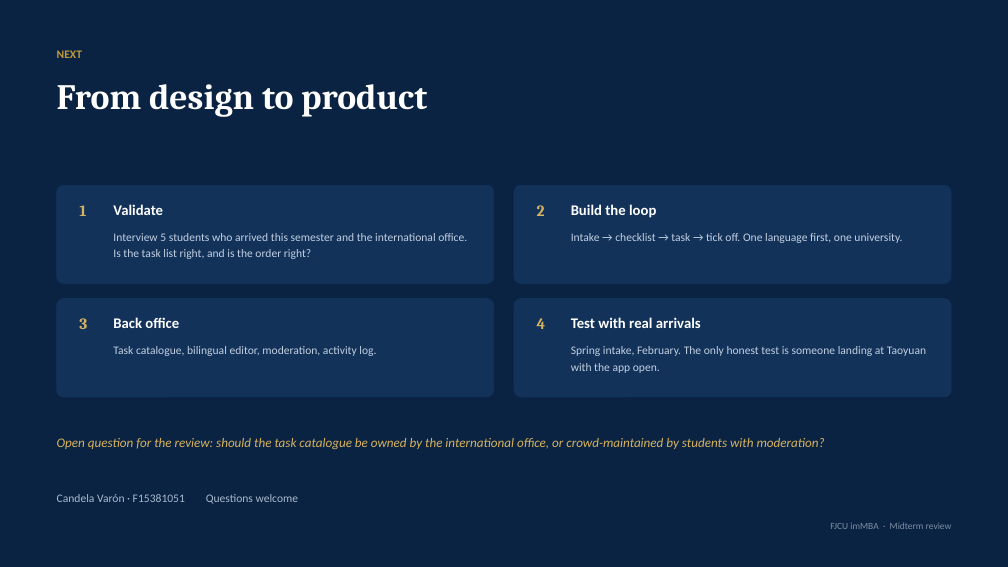
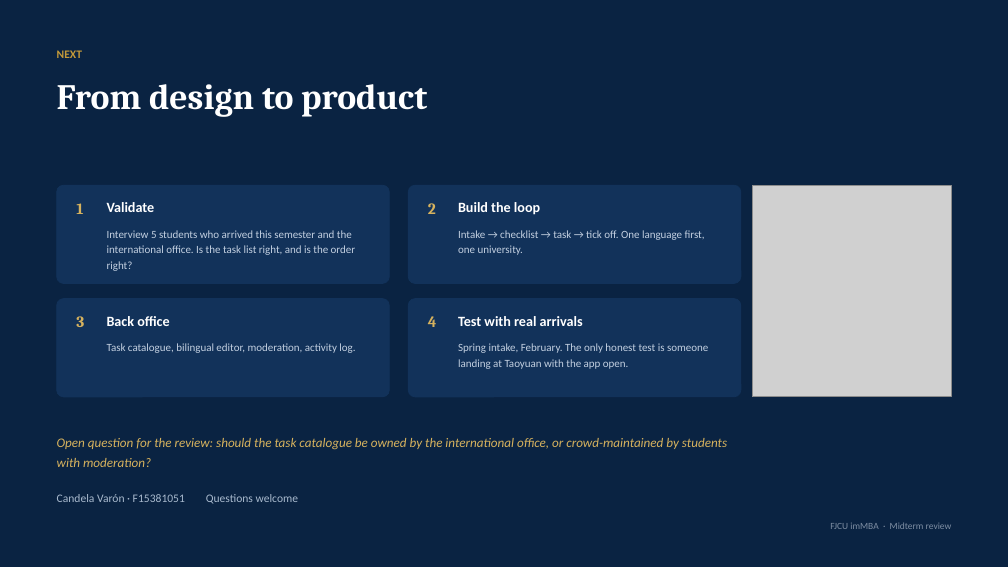
Before and after one commit to candelavaron-web/fjcu-immba-website, a slide deck: slide 13 of midterm.pptx. Drawn at 1008x567 pixels with LibreOffice and Linux fonts; fonts in the diff are those of the drawing; grey boxes stand for pictures. Boxes give left, top, right and bottom in pixels: in the first picture for what was removed or moved away, otherwise in the second. Text is boxed around its words. In the diff, an @@ line names an element or a change of style, - is before the commit and + after.

```diff
--- a/midterm.pptx
+++ b/midterm.pptx
@@ rounded rectangle: place and size @@
-rounded rectangle at bbox=[57, 185, 494, 284]
+rounded rectangle at bbox=[57, 185, 389, 284]
@@ rounded rectangle: place and size @@
-rounded rectangle at bbox=[514, 185, 951, 284]
+rounded rectangle at bbox=[408, 185, 741, 284]
@@ text "2": place and size @@
-text "2" at bbox=[537, 205, 545, 216]
+text "2" at bbox=[428, 203, 436, 214]
@@ text "Build the loop": place and size @@
-text "Build the loop" at bbox=[571, 204, 656, 218]
+text "Build the loop" at bbox=[458, 202, 540, 215]
@@ picture added at bbox=[752, 185, 951, 397] @@
@@ size 11 to 10.5 pt in 4 elements at bbox=[107, 230, 355, 271], bbox=[107, 343, 355, 353], bbox=[458, 343, 708, 369], bbox=[458, 230, 705, 255] @@
@@ text "Intake → checklist → task ...": place and size @@
-text "Intake → checklist → task ..." at bbox=[571, 233, 902, 243]
+text "Intake → checklist → task ..." at bbox=[458, 230, 705, 255]
@@ rounded rectangle: place and size @@
-rounded rectangle at bbox=[57, 299, 494, 397]
+rounded rectangle at bbox=[57, 299, 389, 397]
@@ rounded rectangle: place and size @@
-rounded rectangle at bbox=[514, 299, 951, 397]
+rounded rectangle at bbox=[408, 299, 741, 397]
@@ text "4": place and size @@
-text "4" at bbox=[537, 318, 546, 329]
+text "4" at bbox=[428, 316, 437, 327]
@@ size 14 to 13.5 pt in 4 elements at bbox=[107, 202, 155, 212], bbox=[107, 316, 169, 326], bbox=[458, 202, 540, 215], bbox=[458, 316, 583, 326] @@
@@ text "Test with real arrivals": place and size @@
-text "Test with real arrivals" at bbox=[571, 317, 701, 328]
+text "Test with real arrivals" at bbox=[458, 316, 583, 326]
@@ text "Spring intake, February. The only ...": place and size @@
-text "Spring intake, February. The only ..." at bbox=[571, 346, 926, 373]
+text "Spring intake, February. The only ..." at bbox=[458, 343, 708, 369]
@@ text "Open question for the review: ..." rewrapped from bbox=[57, 438, 825, 450] to bbox=[57, 438, 727, 467] @@
```
Also in this commit, not shown: 4 other slides changed, 7 other files.
